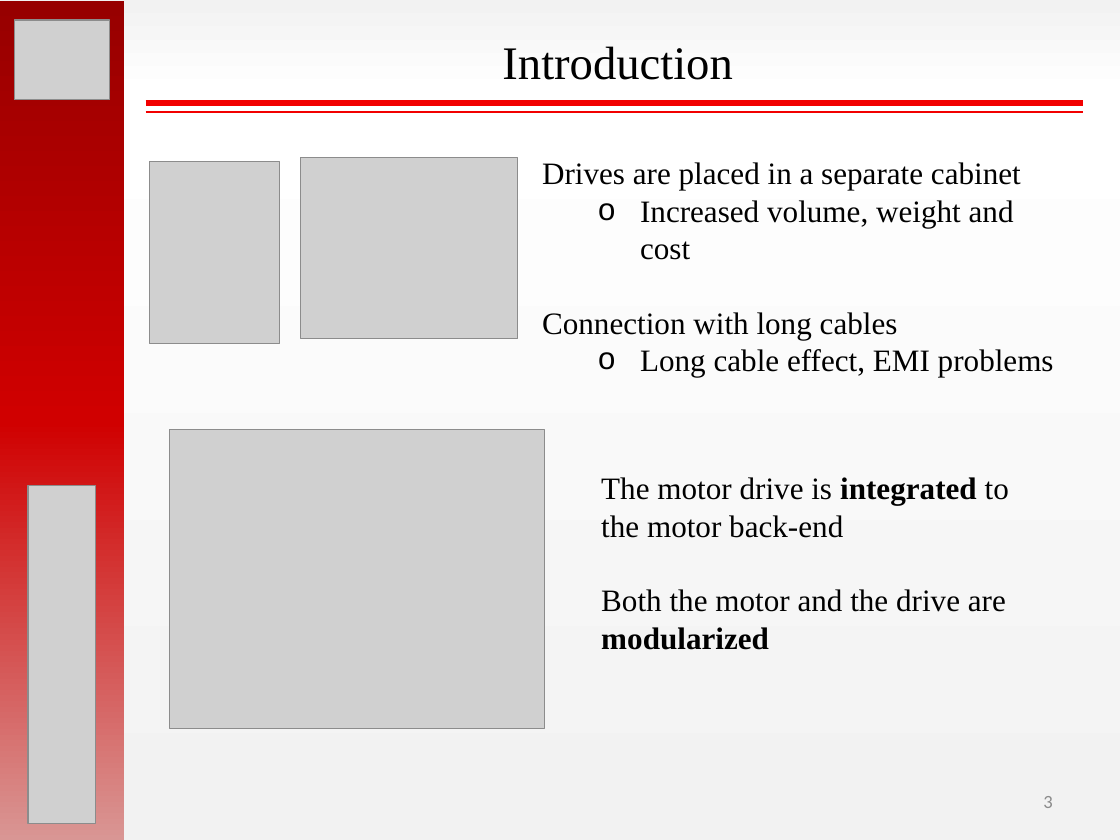
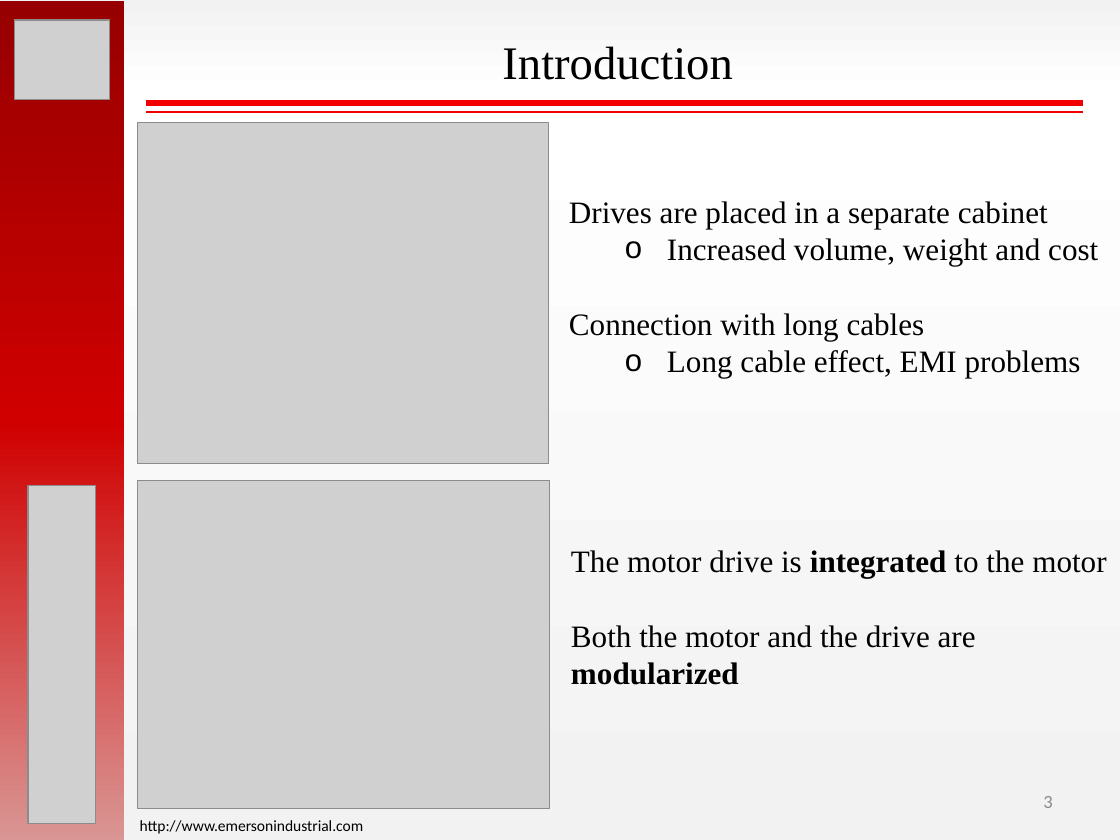
Before and after one commit to hakanpolat/IMMD, a slide deck: slide 3 of ISIE 2017/sunum/ISIE2017_OralPres_Mesut_Uğur.pptx. Drawn at 1120x840 pixels with LibreOffice and Linux fonts; fonts in the diff are those of the drawing; grey boxes stand for pictures. Boxes give left, top, right and bottom in pixels: in the first picture for what was removed or moved away, otherwise in the second. Text is boxed around its words. In the diff, an @@ line names an element or a change of style, - is before the commit and + after.

```diff
--- a/ISIE 2017/sunum/ISIE2017_OralPres_Mesut_Uğur.pptx
+++ b/ISIE 2017/sunum/ISIE2017_OralPres_Mesut_Uğur.pptx
@@ picture added at (138, 122, 549, 463) @@
@@ picture removed at (149, 161, 280, 343) @@
@@ picture removed at (301, 158, 519, 339) @@
@@ text "Drives are placed in a ..." rewrapped from (542, 162, 1054, 377) to (569, 201, 1098, 378) @@
@@ picture: place and size @@
-picture at (170, 430, 544, 729)
+picture at (138, 480, 550, 809)
@@ text "The motor drive is integrated ...": place and size @@
-text "The motor drive is integrated ..." at (601, 477, 1009, 650)
+text "The motor drive is integrated ..." at (571, 550, 1106, 685)
@@ text at (571, 550, 1106, 578): text changed @@
-The motor drive is integrated to the motor back-end
+The motor drive is integrated to the motor
@@ text added at (140, 820, 364, 834), 10 pt, text #000000 @@
+http://www.emersonindustrial.com
```
Also in this commit, not shown: 6 other slides changed, 2 slides removed, 23 other files.
